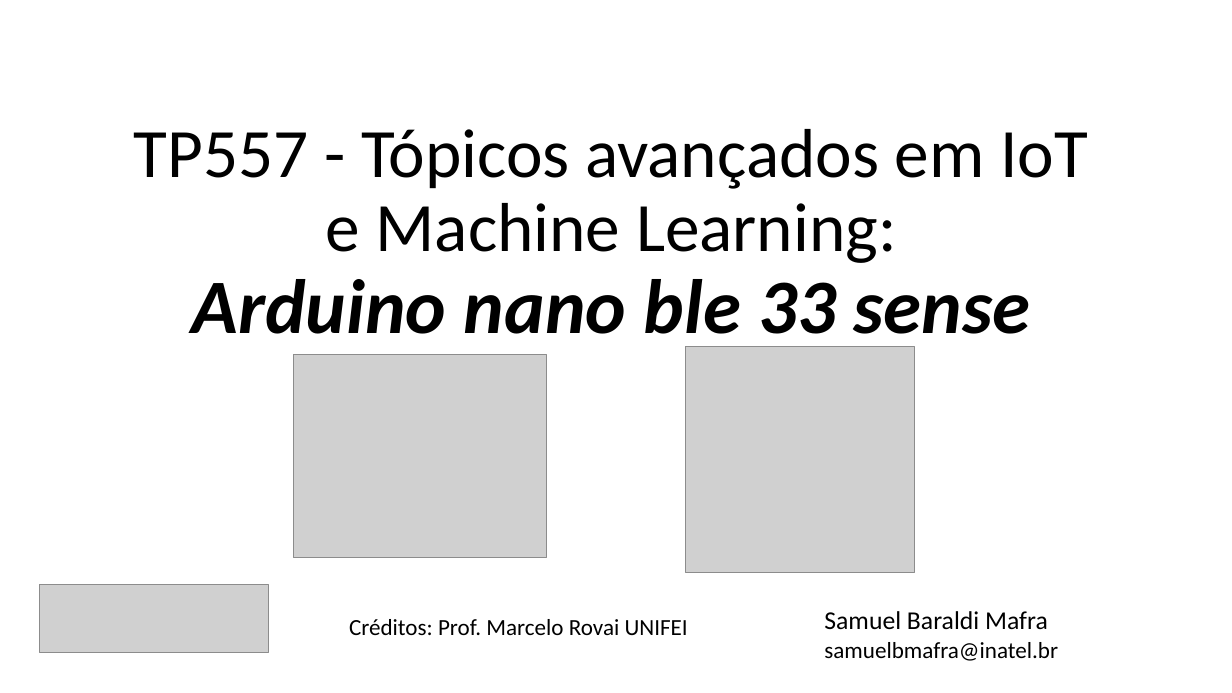
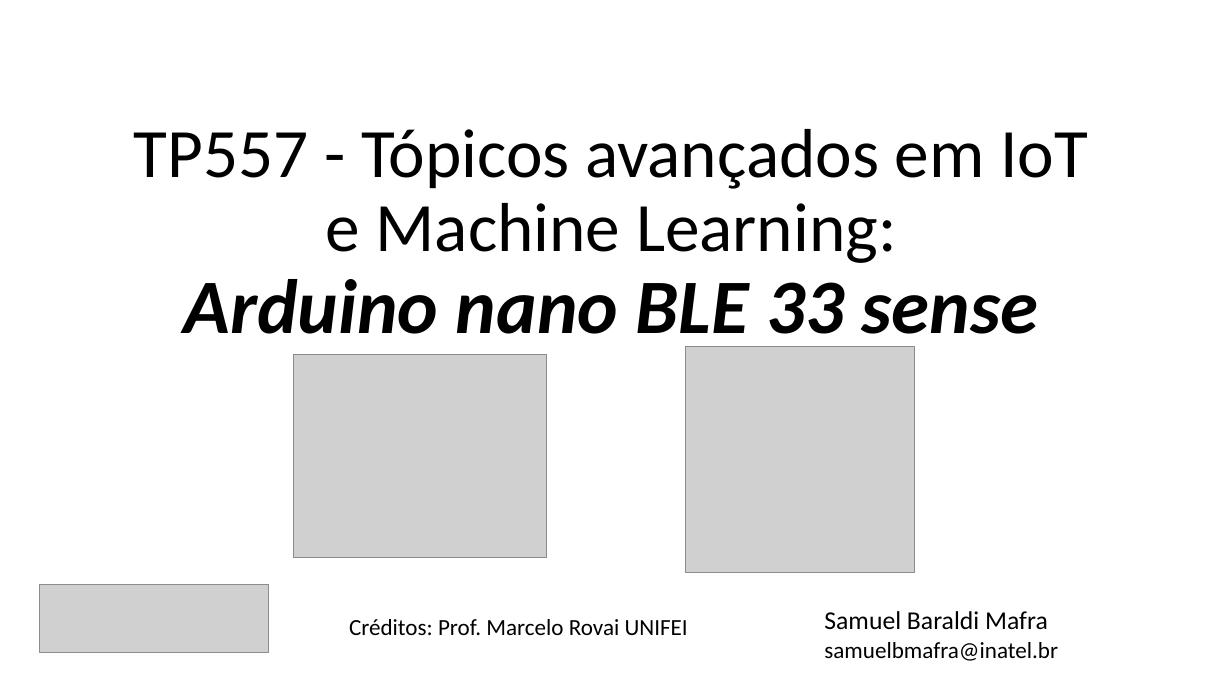
Before and after one commit to zz4fap/tp557-iot-ml, a slide deck: slide 1 of slides/TP557_14b_introducao_arduinoble.pptx. Drawn at 1232x693 pixels with LibreOffice and Linux fonts; fonts in the diff are those of the drawing; grey boxes stand for pictures. Boxes give left, top, right and bottom in pixels: in the first picture for what was removed or moved away, otherwise in the second. Text is boxed around its words. In the diff, an @@ line names an element or a change of style, - is before the commit and + after.

```diff
--- a/slides/TP557_14b_introducao_arduinoble.pptx
+++ b/slides/TP557_14b_introducao_arduinoble.pptx
@@ title at (134, 129, 1088, 351): text changed @@
-TP557 - Tópicos avançados em IoT e Machine Learning:
-Arduino nano ble 33 sense
+TP557 - Tópicos avançados em IoT e Machine Learning:
+Arduino nano BLE 33 sense
```
Also in this commit, not shown: 11 other slides changed.
